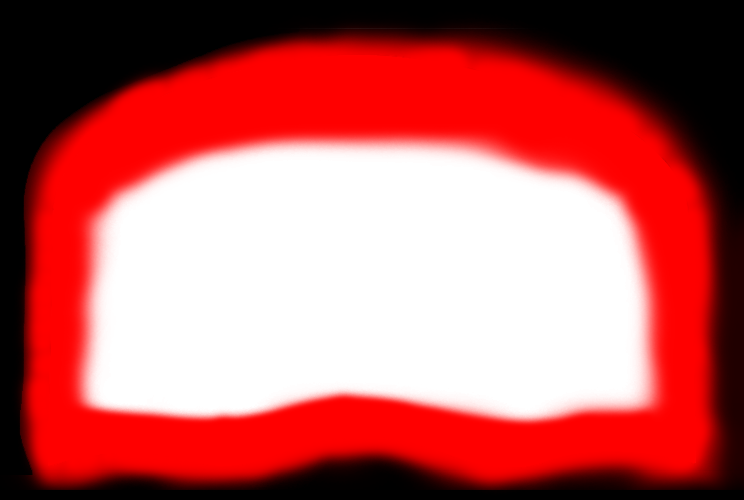
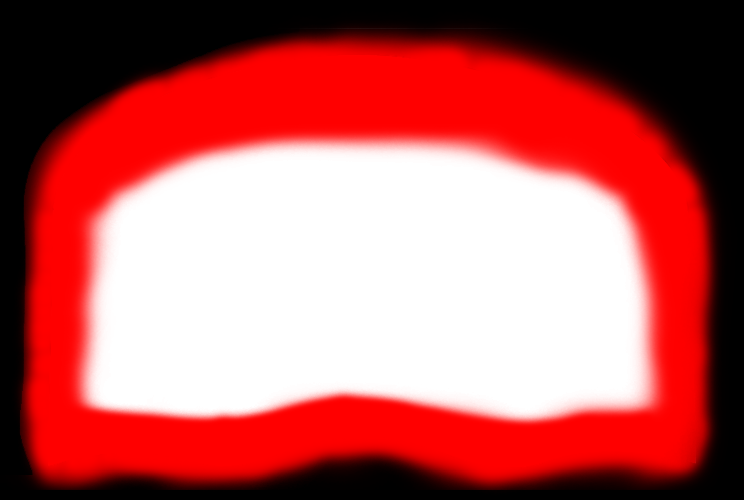
The second (744, 500) image is a revision of the first. Changes to its layers:
painted on "圖層 5" over bbox(648, 164, 725, 487)
painted on "圖層 4" over bbox(11, 19, 744, 490)
